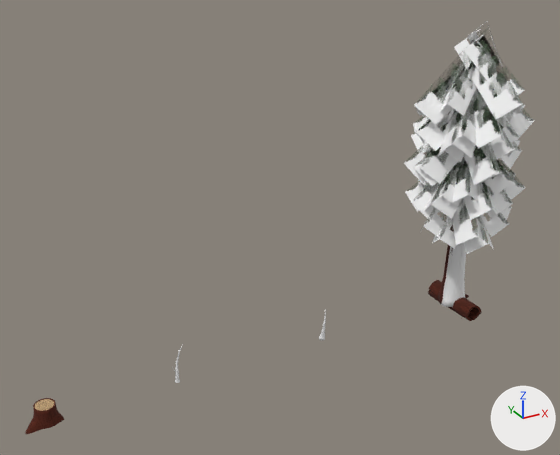
The FBX model Assets/Models/pine_tree_2.fbx: old version first, new version second.
Before and after are seen from a 50 mm lens placed at (-57.4, -62.0, 45.2), pointed at (-23.2, 0.3, 14.1). The lights are fixed; the arrows at lower right show +X, +Y and +Z. Where no turn or scale is listed for an object, it has been applied to the vertices.

Before the edit, the objects in view are built like this:
```python
ob_branch = bpy.data.objects.new('branch', me_cylinder_002)
ob_branch.location = (-35.0, 0.0, 0.0)
ob_branch_2 = bpy.data.objects.new('branch_2', me_cylinder_010)
ob_branch_2.location = (-18.0, 0.0, 0.0)
ob_pine_1_branches = bpy.data.objects.new('pine_1_branches', me_plane_006)
ob_pine_1_branches.location = (0.0, 0.0, 0.0)
ob_pine_2_branches = bpy.data.objects.new('pine_2_branches', me_plane_007)
ob_pine_2_branches.location = (0.0, 0.0, 0.0)
ob_pine_tree_1 = bpy.data.objects.new('pine_tree_1', me_cylinder)
ob_pine_tree_1.location = (0.0, 0.0, 0.0)
ob_pinetree_1_001 = bpy.data.objects.new('pinetree_1.001', me_cylinder_001)
ob_pinetree_1_001.location = (-0.09, -0.47, 0.0)
ob_plane = bpy.data.objects.new('Plane', me_plane_001)
ob_plane.location = (-35.0, 0.0, 0.0)
ob_stump = bpy.data.objects.new('stump', me_cylinder_007)
ob_stump.location = (-48.0, 0.0, 0.0)
ob_tree_log = bpy.data.objects.new('tree_log', me_cylinder_003)
ob_tree_log.location = (0.0, 0.0, 0.0)
```
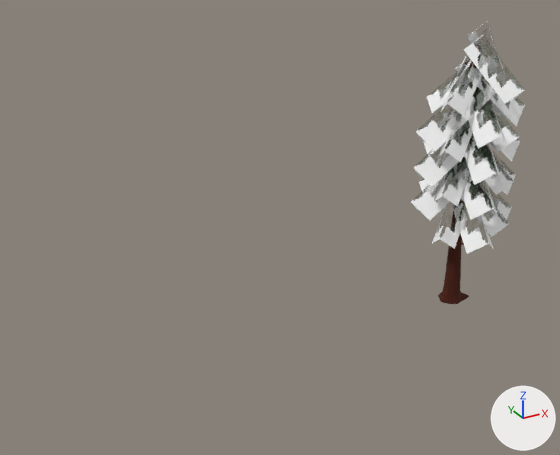
Boxes (x1, y1, x2, y2) around the edits, measured in the pictures (560 x 455 px):
```json
{"object": "pine_1_branches", "change": "deleted", "before": [404, 29, 534, 245]}
{"object": "pinetree_1.001", "change": "deleted", "before": [441, 46, 483, 307]}
{"object": "stump", "change": "deleted", "before": [25, 398, 64, 434], "on screen": "red"}
{"object": "tree_log", "change": "deleted", "before": [428, 280, 482, 321], "on screen": "red"}
{"object": "pine_tree_1", "change": "deleted", "before": [438, 45, 480, 304]}
{"object": "branch", "change": "deleted", "before": [175, 344, 183, 383]}
{"object": "branch_2", "change": "deleted", "before": [319, 309, 326, 340]}
{"object": "pine_tree_2", "change": "unchanged, uncovered by the edit", "before": [452, 46, 477, 299], "after": [438, 45, 478, 304]}
```

Scene script edits in JSON lines:
```json
{"op": "remove", "block": "ob_plane", "code": ["ob_plane = bpy.data.objects.new('Plane', me_plane_001)", "ob_plane.location = (-35.0, 0.0, 0.0)"]}
{"op": "remove", "block": "ob_pine_1_branches", "code": ["ob_pine_1_branches = bpy.data.objects.new('pine_1_branches', me_plane_006)", "ob_pine_1_branches.location = (0.0, 0.0, 0.0)"]}
{"op": "remove", "block": "ob_branch", "code": ["ob_branch = bpy.data.objects.new('branch', me_cylinder_002)", "ob_branch.location = (-35.0, 0.0, 0.0)"]}
{"op": "remove", "block": "ob_stump", "code": ["ob_stump = bpy.data.objects.new('stump', me_cylinder_007)", "ob_stump.location = (-48.0, 0.0, 0.0)"]}
{"op": "remove", "block": "ob_tree_log", "code": ["ob_tree_log = bpy.data.objects.new('tree_log', me_cylinder_003)", "ob_tree_log.location = (0.0, 0.0, 0.0)"]}
{"op": "remove", "block": "ob_pine_tree_1", "code": ["ob_pine_tree_1 = bpy.data.objects.new('pine_tree_1', me_cylinder)", "ob_pine_tree_1.location = (0.0, 0.0, 0.0)"]}
{"op": "remove", "block": "ob_branch_2", "code": ["ob_branch_2 = bpy.data.objects.new('branch_2', me_cylinder_010)", "ob_branch_2.location = (-18.0, 0.0, 0.0)"]}
{"op": "remove", "block": "ob_pinetree_1_001", "code": ["ob_pinetree_1_001 = bpy.data.objects.new('pinetree_1.001', me_cylinder_001)", "ob_pinetree_1_001.location = (-0.09, -0.47, 0.0)"]}
```
